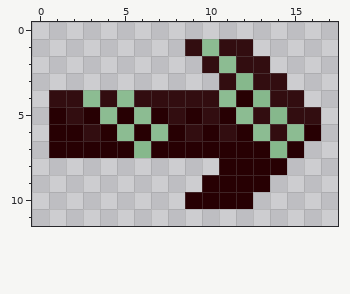
Two versions of one pixel-art sprite, DroneGame/Textures/Arrow/arrowV1.png. This is how it looked before the edit.
The file is 18x12 pixels.
New version:
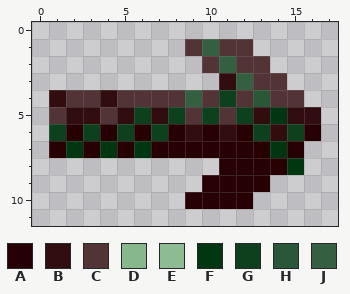
Palette (. is transparent): A #270003  B #320d10  C #533436  D #86b88c  E #8cbc92  F #003711  G #0d411d  H #295737  J #346041
Edits made:
Colour A becomes colour B in row 5 at x 3, 5 and 7.
Colour A becomes colour C in row 4 at x 12; in row 5 at x 1, 9 and 11.
Colour B becomes colour C in row 1 at x 9 and 11 to 12; in row 2 at x 10 and 12 to 13; in row 3 at x 13 to 14; in row 4 at x 2, 6 to 8, 10 and 14 to 15.
Colour E becomes colour C in row 4 at x 3 and 5; in row 5 at x 4.
The author put colour F in row 8 at x 15.
Colour A becomes colour F in row 7 at x 2 and 4.
Colour D becomes colour F in row 5 at x 14; in row 7 at x 6 and 14.
Colour A becomes colour G in row 6 at x 1.
Colour B becomes colour G in row 5 at x 8 and 10; in row 6 at x 3.
Colour E becomes colour G in row 4 at x 11; in row 5 at x 6 and 12; in row 6 at x 5, 7, 13 and 15.
Colour D becomes colour H in row 4 at x 13.
Colour B becomes colour J in row 4 at x 9.
Colour D becomes colour J in row 3 at x 12.
Colour E becomes colour J in row 1 at x 10; in row 2 at x 11.
Pixel boxes of the changes (left, top, right, bottom) in both pictures:
changed: (49, 39, 304, 175)
